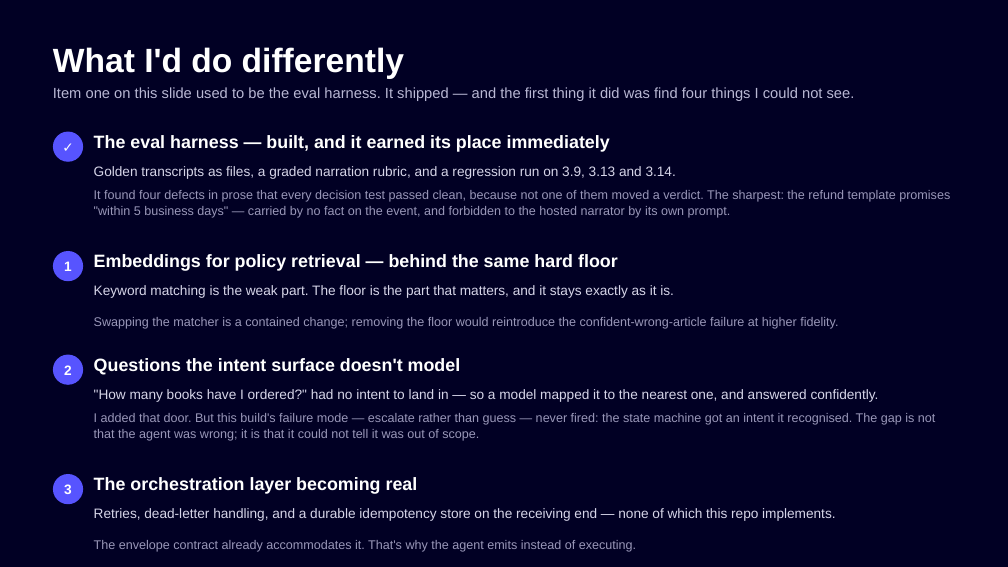
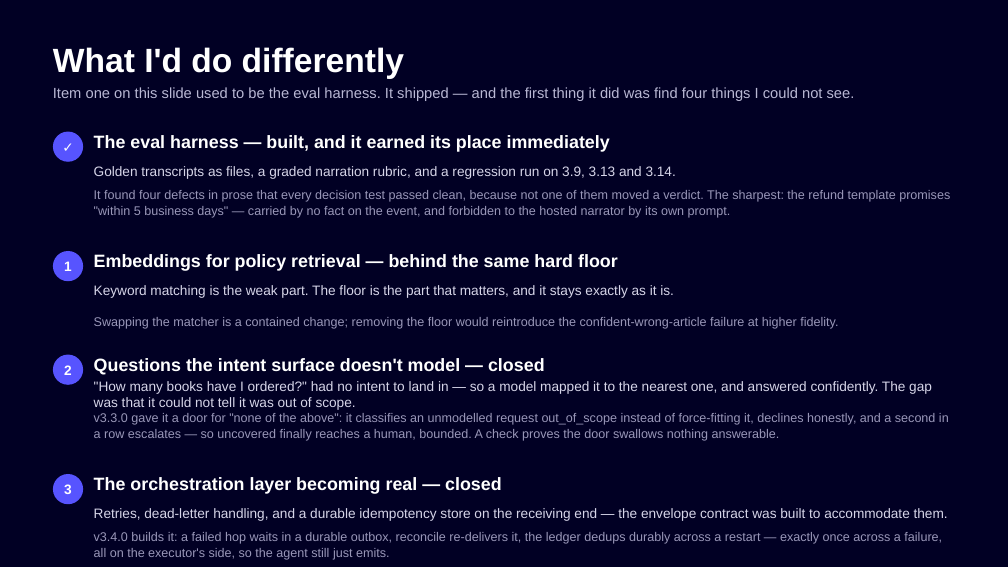
Before and after one commit to roguen/bookly-demo, a slide deck: slide 5 of Bookly_Agent_Architecture.pptx. Drawn at 1008x567 pixels with LibreOffice and Linux fonts; fonts in the diff are those of the drawing. Boxes give left, top, right and bottom in pixels: in the first picture for what was removed or moved away, otherwise in the second. Text is boxed around its words. In the diff, an @@ line names an element or a change of style, - is before the commit and + after.

```diff
--- a/Bookly_Agent_Architecture.pptx
+++ b/Bookly_Agent_Architecture.pptx
@@ text at bbox=[94, 358, 545, 375]: text changed @@
-Questions the intent surface doesn't model
+Questions the intent surface doesn't model — closed
@@ text at bbox=[94, 381, 932, 410]: text changed @@
-"How many books have I ordered?" had no intent to land in — so a model mapped it to the nearest one, and answered confidently.
+"How many books have I ordered?" had no intent to land in — so a model mapped it to the nearest one, and answered confidently. The gap was that it could not tell it was out of scope.
@@ text at bbox=[94, 413, 949, 441]: text changed @@
-I added that door. But this build's failure mode — escalate rather than guess — never fired: the state machine got an intent it recognised. The gap is not that the agent was wrong; it is that it could not tell it was out of scope.
+v3.3.0 gave it a door for "none of the above": it classifies an unmodelled request out_of_scope instead of force-fitting it, declines honestly, and a second in a row escalates — so uncovered finally reaches a human, bounded. A check proves the door swallows nothing answerable.
@@ text at bbox=[94, 477, 502, 494]: text changed @@
-The orchestration layer becoming real
+The orchestration layer becoming real — closed
@@ text at bbox=[94, 508, 948, 521]: text changed @@
-Retries, dead-letter handling, and a durable idempotency store on the receiving end — none of which this repo implements.
+Retries, dead-letter handling, and a durable idempotency store on the receiving end — the envelope contract was built to accommodate them.
@@ text at bbox=[94, 532, 942, 560]: text changed @@
-The envelope contract already accommodates it. That's why the agent emits instead of executing.
+v3.4.0 builds it: a failed hop waits in a durable outbox, reconcile re-delivers it, the ledger dedups durably across a restart — exactly once across a failure, all on the executor's side, so the agent still just emits.
```
Also in this commit, not shown: 4 other files.
